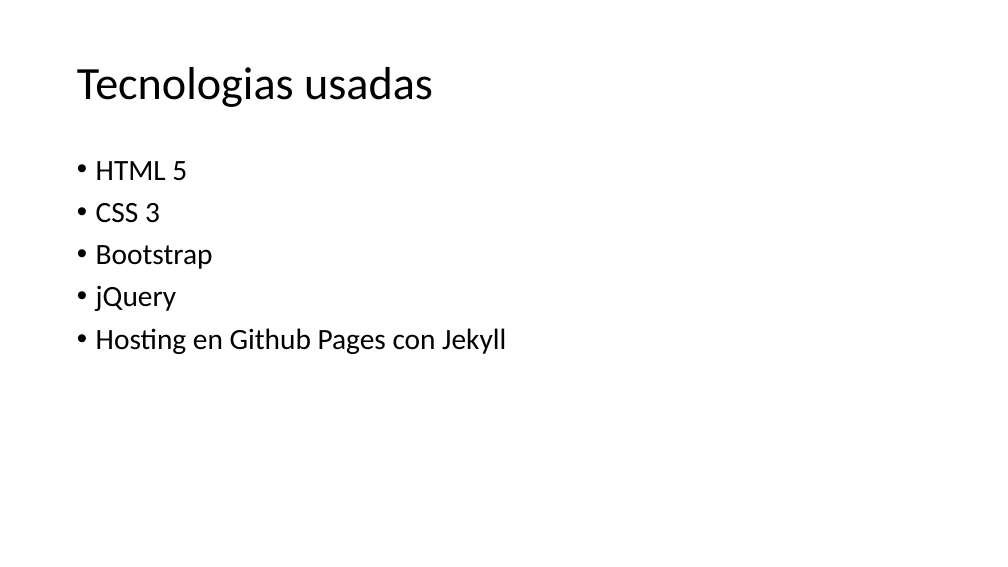
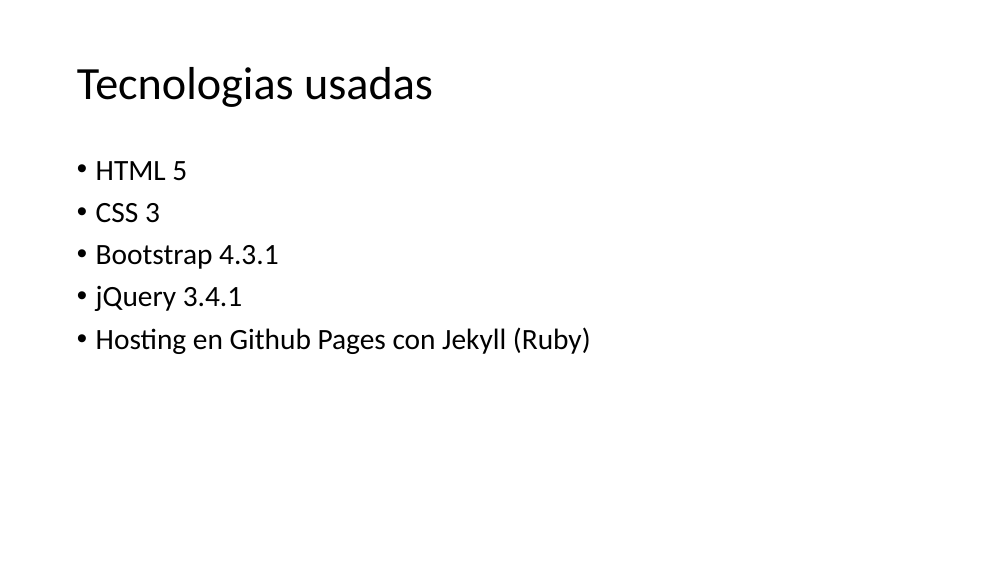
Before and after one commit to dominique120/1684, a slide deck: slide 3 of El Destino Alterno.pptx (slide 2 before the commit). Drawn at 1008x567 pixels with LibreOffice and Linux fonts; fonts in the diff are those of the drawing. Boxes give left, top, right and bottom in pixels: in the first picture for what was removed or moved away, otherwise in the second. Text is boxed around its words. In the diff, an @@ line names an element or a change of style, - is before the commit and + after.

```diff
--- a/El Destino Alterno.pptx
+++ b/El Destino Alterno.pptx
@@ text at [96, 245, 591, 354]: text changed @@
-• Bootstrap
-• jQuery
-• Hosting en Github Pages con Jekyll
+• Bootstrap 4.3.1
+• jQuery 3.4.1
+• Hosting en Github Pages con Jekyll (Ruby)
```
Also in this commit, not shown: 3 slides added.
